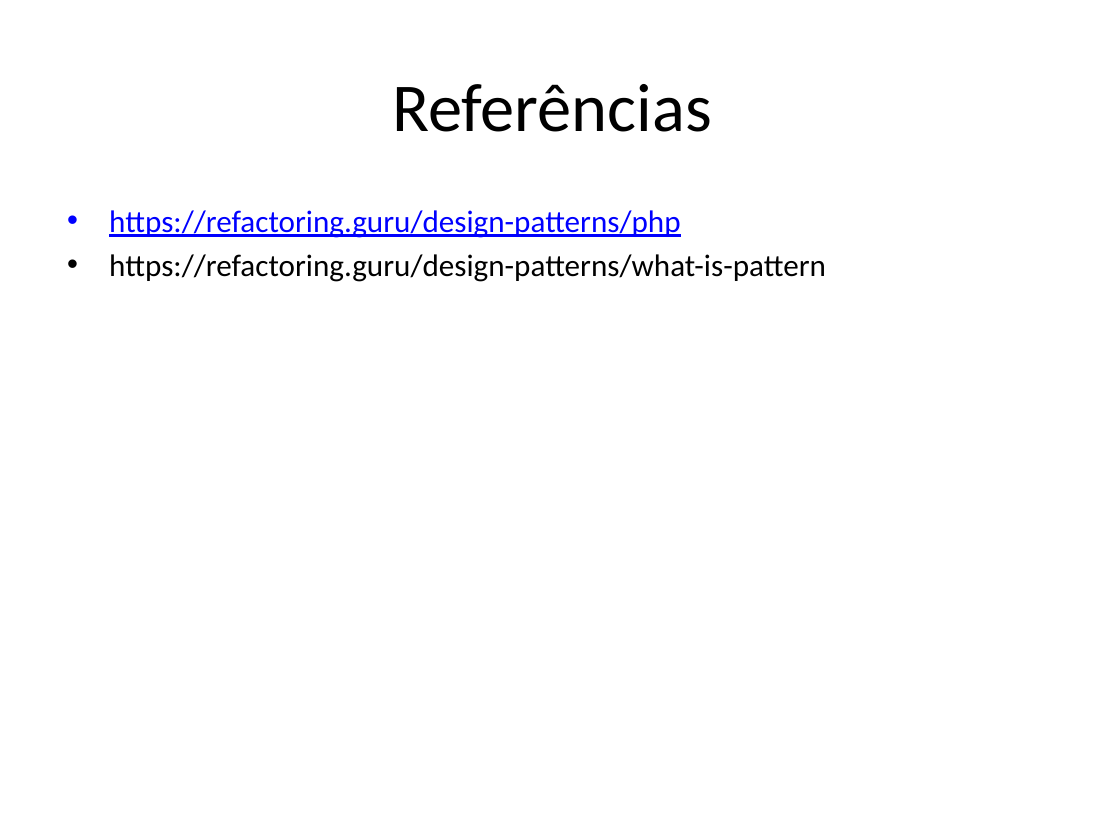
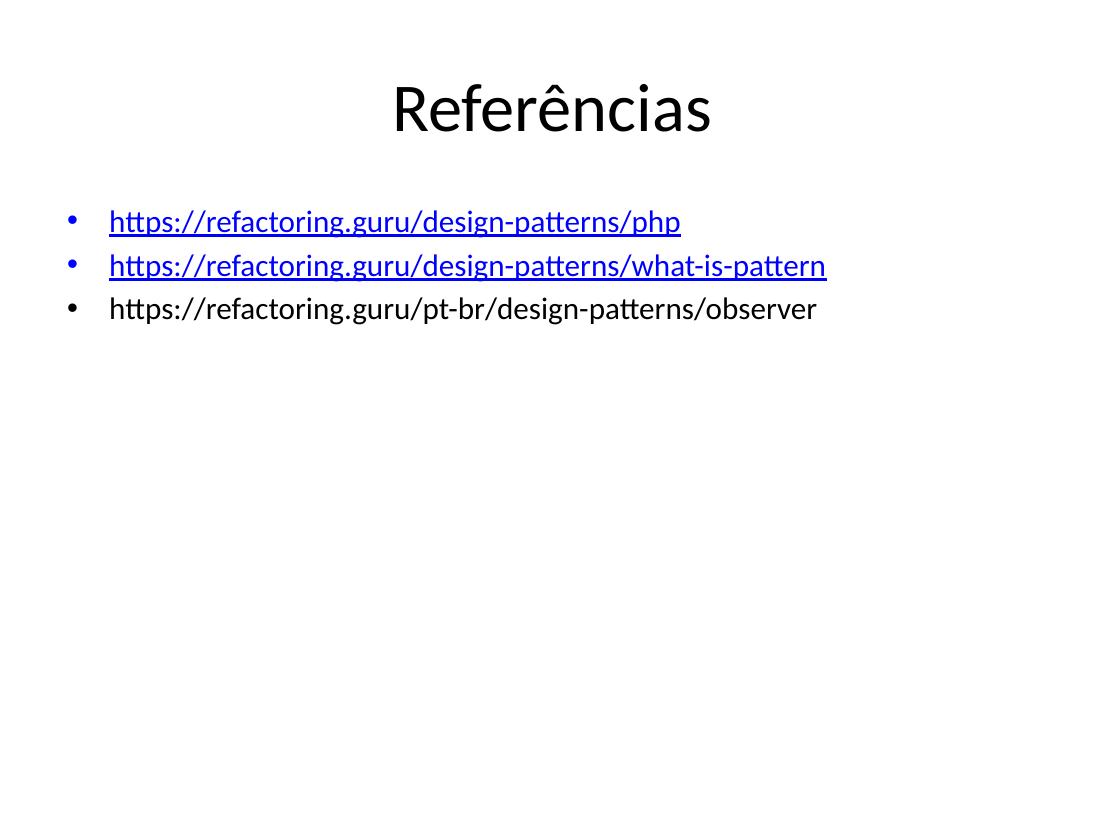
Before and after one commit to muriloHx/trabalho-mvc, a slide deck: slide 12 of slides/design-patterns.pptx (slide 8 before the commit). Drawn at 1120x840 pixels with LibreOffice and Linux fonts; fonts in the diff are those of the drawing. Boxes give left, top, right and bottom in pixels: in the first picture for what was removed or moved away, otherwise in the second. Text is boxed around its words. In the diff, an @@ line names an element or a change of style, - is before the commit and + after.

Commit message:
adicao do exemplo observer no slide design-pattern

```diff
--- a/slides/design-patterns.pptx
+++ b/slides/design-patterns.pptx
@@ text at bbox=[109, 254, 826, 282]: text colour #000000 to #0000FF, underline on in "https://refactoring.guru/design-patterns/what-is-pattern" @@
@@ text at bbox=[109, 297, 817, 325]: paragraph added @@
+• https://refactoring.guru/pt-br/design-patterns/observer
```
Also in this commit, not shown: 1 other slide changed, 4 slides added.
